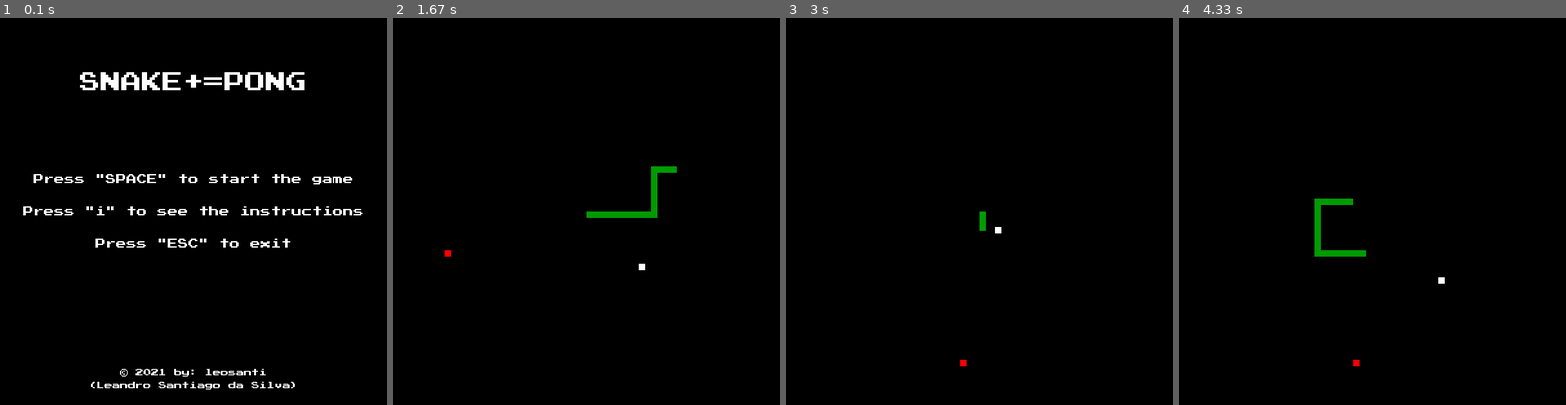
Above: before the commit, frames 1-4 (left to right).
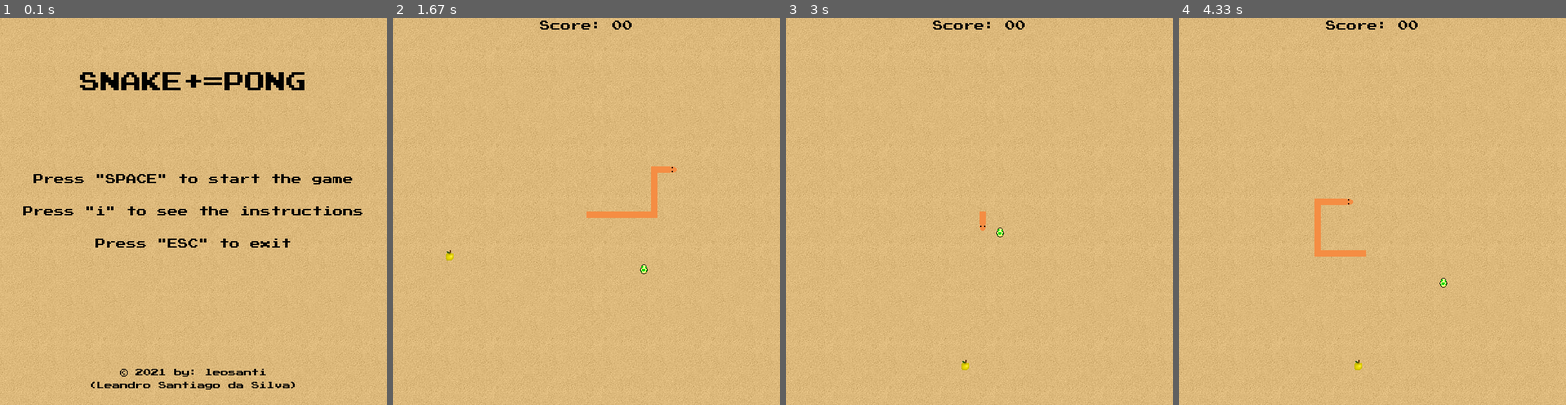
Above: after the commit, the same moments.

Repository: leandro-santi/snake-pong-pygame
Game: pygame game, started from main.py
Two runs of this game, one before a commit and one after it. Both use one fixed random seed, a clock stepped at 60 frames per second and the inputs below.
Inputs:
- Up to frame 1 (0.1 s): no input
- Up to frame 2 (1.67 s): tap Space at 0.33, 0.73, 1.03, 1.23, 1.57 s; hold Right 0.67-1.13 s; hold Up 1.17-1.47 s; hold Right from 1.5 s (still down)
- Up to frame 3 (3 s): tap Space at 1.87, 2.07, 2.37, 2.63, 2.97 s; release Right at 1.97 s; hold Left 2-2.53 s; hold Q 2.57-2.87 s; hold Down from 2.9 s (still down)
- Up to frame 4 (4.33 s): release Down at 3.2 s; hold Left 3.23-3.63 s; tap Space at 3.3, 3.73, 4.13 s; hold Up 3.67-4.03 s; hold Right from 4.07 s (still down)

The runs differ from the first frame. In frame 1, 100% of the frame differs, in the area x 0-100%, y 0-100%; in frame 2, 100%; in frame 3, 100%; in frame 4, 100%.

Commit message:
snake-pong update

Diff:
--- a/constants.py
+++ b/constants.py
@@ -7,6 +7,8 @@
 BLACK = (0, 0, 0)
 RED = (255, 0, 0)
 GREEN = (0, 155, 0)
+SNAKE_COLOR = (245, 141, 67)
+BG_COLOR = (244, 236, 164)
 
 WIDTH = 600
 HEIGHT = 600
--- a/cube.py
+++ /dev/null
@@ -1,3 +0,0 @@
-import pygame
-
-pygame.init()
--- a/game.py
+++ b/game.py
@@ -14,6 +14,10 @@
 score = 0
 ball_speed = 0
 movement = False
+head_snake = []
+array_snake = []
+
+sides = []
 
 
 def game():
@@ -22,11 +26,11 @@
     # clock time para criar um tempo para o frame
     clock = pygame.time.Clock()
 
-    def screen_msg(msg, cor):
+    """def screen_msg(msg, cor):
         # desenha o texto em uma nova superficie
         screen_text = constants.font.render(msg, True, cor)
         game_screen.blit(screen_text, [25, 300])
-
+"""
     def loop_game():
         quit_game = False
         game_over = False
@@ -36,16 +40,24 @@
         global score
         global ball_speed
         global movement
+        global head_snake
+        global array_snake
+        global sides
 
         up = 0
         down = 0
         right = 0
         left = 0
 
+        score = 0
+
+        collision_sound = pygame.mixer.Sound("assets/sounds/bounce.wav")
+        eating_sound = pygame.mixer.Sound("assets/sounds/eating.wav")
+
         ball.ball_x = 300
         ball.ball_y = 300
 
-        ball_speed = 2
+        ball_speed = 3
         movement = False
 
         # desempenho de colisao
@@ -69,8 +81,37 @@
         while not quit_game:
 
             while game_over:
-                game_screen.fill(constants.BLACK)
-                screen_msg("Game over, C = continuar, Q = sair", constants.WHITE)
+                # game_screen.fill(constants.BG_COLOR)
+                background = pygame.image.load("assets/images/sand_ground.png")
+                game_screen.blit(background, (0, 0))
+
+                screen_bg = pygame.image.load("assets/images/snake_egg_broken.png")
+                game_over_font = pygame.font.Font('assets/fonts/PressStart2P.ttf', 32)
+                game_over_text = game_over_font.render('GAME OVER!', True, constants.BLACK)
+                game_over_text_rect = game_over_text.get_rect()
+                game_over_text_rect.center = (300, 100)
+                game_screen.blit(game_over_text, game_over_text_rect)
+
+                game_over_font1 = pygame.font.Font('assets/fonts/PressStart2P.ttf', 16)
+                game_over_text1 = game_over_font1.render('Press "Q" to back to Menu', True, constants.BLACK)
+                game_over_text1_rect = game_over_text1.get_rect()
+                game_over_text1_rect.center = (300, 500)
+                game_screen.blit(game_over_text1, game_over_text1_rect)
+
+                continue_font1 = pygame.font.Font('assets/fonts/PressStart2P.ttf', 16)
+                continue_text1 = continue_font1.render('Press "C" to continue', True, constants.BLACK)
+                continue_text1_rect = continue_text1.get_rect()
+                continue_text1_rect.center = (300, 550)
+                game_screen.blit(continue_text1, continue_text1_rect)
+
+                score_font1 = pygame.font.Font('assets/fonts/PressStart2P.ttf', 16)
+                score_text1 = score_font1.render('Score: %02d' % score, True, constants.BLACK)
+                score_text1_rect = score_text1.get_rect()
+                score_text1_rect.center = (300, 175)
+                game_screen.blit(score_text1, score_text1_rect)
+
+                game_screen.blit(screen_bg, (150, 150))
+                # screen_msg("Game over, C = continuar, Q = sair", constants.WHITE)
 
                 pygame.display.update()
 
@@ -80,9 +121,9 @@
                             menu.menu()
                             quit_game = True
                             game_over = False
-                            ball_speed = 1
-                            ball.ball_dx = 1
-                            ball.ball_dy = 1
+                            ball_speed = 3
+                            ball.ball_dx = 3
+                            ball.ball_dy = 3
                         if event.key == pygame.K_c:
                             loop_game()
 
@@ -102,6 +143,10 @@
                         down = 0
                         right = 0
                         left = 1
+                        snake.vector = (-1, 0)
+                        # sides.append(-1)
+                        # print(sides[len(sides) - 1])
+                        # print(snake.vector)
                     elif event.key == pygame.K_RIGHT:
                         change_side_x = constants.block_size
                         if game_start:
@@ -113,6 +158,10 @@
                         down = 0
                         right = 1
                         left = 0
+                        snake.vector = (1, 0)
+                        # sides.append(1)
+                        # print(sides[len(sides) - 1])
+                        # print(snake.vector)
                     elif event.key == pygame.K_UP:
                         change_side_y = -constants.block_size
                         if game_start:
@@ -124,6 +173,10 @@
                         down = 0
                         right = 0
                         left = 0
+                        snake.vector = (0, 1)
+                        # sides.append(2)
+                        # print(sides[len(sides) - 1])
+                        # print(snake.vector)
                     elif event.key == pygame.K_DOWN:
                         change_side_y = constants.block_size
                         if game_start:
@@ -135,6 +188,10 @@
                         down = 1
                         right = 0
                         left = 0
+                        snake.vector = (0, -1)
+                        # sides.append(-2)
+                        # print(sides[len(sides) - 1])
+                        # print(snake.vector)
 
             # Snake atravessando as paredes
             if side_x >= constants.WIDTH or side_x < 0 or side_y >= constants.HEIGHT or side_y < 0:
@@ -152,11 +209,15 @@
             side_y += change_side_y
 
             # cor da tela principal
-            game_screen.fill(constants.BLACK)
+            background = pygame.image.load("assets/images/sand_ground.png")
+            game_screen.blit(background, (0, 0))
+            # game_screen.fill(constants.BG_COLOR)
 
             # cor do segundo objeto (comida)
-            pygame.draw.rect(game_screen, constants.RED, [random_x, random_y,
-                                                          constants.block_size, constants.block_size])
+            # pygame.draw.rect(game_screen, constants.RED, [random_x, random_y,
+            # constants.block_size, constants.block_size])
+            apple = pygame.image.load("assets/images/golden_apple.png")
+            game_screen.blit(apple, (random_x, random_y))
 
             # matriz comida
             head_snake = [side_x, side_y]
@@ -177,9 +238,10 @@
             # movimento da bolinha
             ball.ball_x += ball.ball_dx
             ball.ball_y += ball.ball_dy
-            balls = pygame.Rect(ball.ball_x, ball.ball_y, 10, 10)
-            pygame.draw.rect(game_screen, constants.WHITE, balls)
-            # game_screen.blit(ball.ball, (ball.ball_x, ball.ball_y))
+            # balls = pygame.Rect(ball.ball_x, ball.ball_y, 10, 10)
+            balls = pygame.image.load("assets/images/snake_egg.png")
+            # pygame.draw.rect(game_screen, constants.WHITE, balls)
+            game_screen.blit(balls, (ball.ball_x, ball.ball_y))
             # pygame.display.flip()
 
             #  colisão da bolinha
@@ -209,21 +271,31 @@
 
                     # print(constants.ang[aux])
                     # print(ball_speed)
+                    collision_sound.play()
                     movement = False
                     # ball.ball_dx *= constants.ang[aux]
                     # ball.ball_dy *= -1
 
+            # Texto de score
+            score_game_font = pygame.font.Font('assets/fonts/PressStart2P.ttf', 16)
+            score_game_text = score_game_font.render('Score: %02d' % score, True, constants.BLACK)
+            score_game_text_rect = score_game_text.get_rect()
+            score_game_text_rect.center = (300, 12)
+            game_screen.blit(score_game_text, score_game_text_rect)
+
             # atualiza o display
             pygame.display.update()
 
             # arredondamento de numeros aleatorios / crescimento da snake
-            if side_x == random_x and side_y == random_y:
-                random_x = round(random.randrange(0, constants.HEIGHT - constants.block_size) / 10.0) * 10.0
-                random_y = round(random.randrange(0, constants.HEIGHT - constants.block_size) / 10.0) * 10.0
+            if random_x - 10 <= side_x <= random_x + 10 and random_y - 10 <= side_y <= random_y + 10:
+                random_x = round(random.randrange(50, (constants.HEIGHT - 50) - constants.block_size) / 10.0) * 10.0
+                random_y = round(random.randrange(50, (constants.HEIGHT - 50) - constants.block_size) / 10.0) * 10.0
                 if size_snake > 3:
                     size_snake -= 1
                     del array_snake[0]
                     # print(len(array_snake))
+                score += 1
+                eating_sound.play()
 
             clock.tick(constants.block_time)
 
--- a/instructions.py
+++ b/instructions.py
@@ -23,45 +23,43 @@
                 help2_font = pygame.font.Font('assets/fonts/PressStart2P.ttf', 10)
 
                 help1_text = help_font.render('Objective:', True,
-                                              constants.WHITE, constants.BLACK)
+                                              constants.BLACK)
                 help1_text_rect = help1_text.get_rect()
                 help1_text_rect.center = (300, 100)
 
                 help2_text = help2_font.render('Eat apples without leave the snake´s egg hit the walls.', True,
-                                               constants.WHITE, constants.BLACK)
+                                               constants.BLACK)
                 help2_text_rect = help2_text.get_rect()
                 help2_text_rect.center = (300, 150)
 
                 help3_text = help2_font.render('Beat on the snake´s egg to change its direction.', True,
-                                               constants.WHITE, constants.BLACK)
+                                               constants.BLACK)
                 help3_text_rect = help3_text.get_rect()
                 help3_text_rect.center = (300, 200)
 
-                help4_text = help_font.render('Mechanics:', True, constants.WHITE, constants.BLACK)
+                help4_text = help_font.render('Mechanics:', True, constants.BLACK)
                 help4_text_rect = help4_text.get_rect()
                 help4_text_rect.center = (300, 300)
 
-                help5_text = help2_font.render('UP, DOWN, LEFT, RIGHT to move the snake.', True, constants.WHITE,
-                                               constants.BLACK)
+                help5_text = help2_font.render('UP, DOWN, LEFT, RIGHT to move the snake.', True, constants.BLACK)
                 help5_text_rect = help5_text.get_rect()
                 help5_text_rect.center = (300, 350)
 
-                help6_text = help2_font.render('Eat apples will make the snake decrease.', True,
-                                               constants.WHITE, constants.BLACK)
+                help6_text = help2_font.render('Eat apples will make the snake decrease.', True, constants.BLACK)
                 help6_text_rect = help6_text.get_rect()
                 help6_text_rect.center = (300, 400)
 
-                help7_text = help2_font.render('SAVE THE SNAKE´S BABY!', True,
-                                               constants.WHITE, constants.BLACK)
+                help7_text = help2_font.render('SAVE THE SNAKE´S BABY!', True, constants.BLACK)
                 help7_text_rect = help7_text.get_rect()
                 help7_text_rect.center = (300, 450)
 
-                exit_help_text = help2_font.render('Press "i" to back to menu.', True,
-                                                   constants.WHITE, constants.BLACK)
+                exit_help_text = help2_font.render('Press "i" to back to menu.', True, constants.BLACK)
                 exit_help_text_rect = exit_help_text.get_rect()
                 exit_help_text_rect.center = (300, 550)
 
-                help_screen.fill(constants.BLACK)
+                # help_screen.fill(constants.BG_COLOR)
+                background = pygame.image.load("assets/images/sand_ground.png")
+                help_screen.blit(background, (0, 0))
                 help_screen.blit(help1_text, help1_text_rect)
                 help_screen.blit(help2_text, help2_text_rect)
                 help_screen.blit(help3_text, help3_text_rect)
--- a/menu.py
+++ b/menu.py
@@ -12,7 +12,15 @@
     game.game()
 
 
+pygame.mixer.music.unload()
+pygame.mixer.music.load("assets/sounds/cantina_band.mp3")
+pygame.mixer.music.set_volume(0.5)
+pygame.mixer.music.play(-1)
+
+
 def menu():
+    # menu_sound.play()
+
     while True:
         for click in pygame.event.get():
             if click.type == pygame.KEYDOWN:
@@ -26,37 +34,39 @@
                 pygame.quit()
             else:
                 t_font = pygame.font.Font('assets/fonts/PressStart2P.ttf', 32)
-                t_text = t_font.render('SNAKE+=PONG', True, constants.WHITE, constants.BLACK)
+                t_text = t_font.render('SNAKE+=PONG', True, constants.BLACK)
                 t_text_rect = t_text.get_rect()
                 t_text_rect.center = (300, 100)
 
                 start_font = pygame.font.Font('assets/fonts/PressStart2P.ttf', 16)
                 start_text = start_font.render('Press "SPACE" to start the game', True,
-                                               constants.WHITE, constants.BLACK)
+                                               constants.BLACK)
                 start_text_rect = start_text.get_rect()
                 start_text_rect.center = (300, 250)
 
                 instruction_font = pygame.font.Font('assets/fonts/PressStart2P.ttf', 16)
                 instruction_text = instruction_font.render('Press "i" to see the instructions', True,
-                                                           constants.WHITE, constants.BLACK)
+                                                           constants.BLACK)
                 instruction_text_rect = instruction_text.get_rect()
                 instruction_text_rect.center = (300, 300)
 
                 exit_font = pygame.font.Font('assets/fonts/PressStart2P.ttf', 16)
-                exit_text = exit_font.render('Press "ESC" to exit', True, constants.WHITE, constants.BLACK)
+                exit_text = exit_font.render('Press "ESC" to exit', True, constants.BLACK)
                 exit_text_rect = exit_text.get_rect()
                 exit_text_rect.center = (300, 350)
 
                 credits_font = pygame.font.Font('assets/fonts/PressStart2P.ttf', 12)
-                credits_text = credits_font.render('© 2021 by: leosanti', True, constants.WHITE, constants.BLACK)
+                credits_text = credits_font.render('© 2021 by: leosanti', True, constants.BLACK)
                 credits2_text = credits_font.render('(Leandro Santiago da Silva)', True,
-                                                    constants.WHITE, constants.BLACK)
+                                                    constants.BLACK)
                 credits_text_rect = credits_text.get_rect()
                 credits2_text_rect = credits2_text.get_rect()
                 credits_text_rect.center = (300, 550)
                 credits2_text_rect.center = (300, 570)
 
-                menu_screen.fill(constants.BLACK)
+                # menu_screen.fill(constants.BG_COLOR)
+                background = pygame.image.load("assets/images/sand_ground.png")
+                menu_screen.blit(background, (0, 0))
                 menu_screen.blit(t_text, t_text_rect)
                 menu_screen.blit(start_text, start_text_rect)
                 menu_screen.blit(instruction_text, instruction_text_rect)
--- a/snake.py
+++ b/snake.py
@@ -5,7 +5,108 @@
 
 pygame.init()
 
+vector = (0, 0)
+
+head_up = pygame.image.load('assets/images/head_up.png')
+head_down = pygame.image.load('assets/images/head_down.png')
+head_right = pygame.image.load('assets/images/head_right.png')
+head_left = pygame.image.load('assets/images/head_left.png')
+
+right = True
+left = False
+up = False
+down = True
+
+flag = True
+
 
 def snake(size, array):
-    for position in array:
-        pygame.draw.rect(game.game_screen, constants.GREEN, [position[0], position[1], size, size])
+    global right
+    global left
+    global up
+    global down
+    global flag
+
+    # for position in array:
+    for index, position in enumerate(array):
+        # pygame.draw.rect(game.game_screen, constants.GREEN, [position[0], position[1], size, size])
+        # x_pos = int(position[0] * size)
+        # y_pos = int(position[1] * size)
+        block_rect = pygame.Rect([position[0], position[1], size, size])
+
+        if index == len(array) - 1:
+            if vector == (1, 0):
+                game.game_screen.blit(head_right, block_rect)
+            elif vector == (-1, 0):
+                game.game_screen.blit(head_left, block_rect)
+            elif vector == (0, 1):
+                game.game_screen.blit(head_up, block_rect)
+            elif vector == (0, -1):
+                game.game_screen.blit(head_down, block_rect)
+
+        else:
+            pygame.draw.rect(game.game_screen, constants.SNAKE_COLOR, [position[0], position[1], size, size])
+
+            """if vector == (1, 0):
+                game.game_screen.blit(body_horizontal, block_rect)
+            elif vector == (-1, 0):
+                game.game_screen.blit(body_horizontal, block_rect)
+            elif vector == (0, 1):
+                game.game_screen.blit(body_vertical, block_rect)
+            elif vector == (0, -1):
+                game.game_screen.blit(body_vertical, block_rect)"""
+
+            """
+            else:
+            previous_position = array[index + 1]
+            next_position = array[index - 1]
+
+            if previous_position[0] == next_position[0]:
+                game.game_screen.blit(body_vertical, block_rect)
+
+            elif previous_position[1] == next_position[1]:
+                game.game_screen.blit(body_horizontal, block_rect)
+
+            else:
+                # print(previous_position)
+                # print(next_position)
+                # print(position)
+                if game.sides[len(game.sides) - 2] == -1:
+                    # print("hahahah")
+                    # print(game.sides[len(game.sides) - 1])
+                    if game.sides[len(game.sides) - 1] == 2:
+                        # print("hahahah")
+                        game.game_screen.blit(body_tr, block_rect)
+                    elif game.sides[len(game.sides) - 1] == -2:
+                        # print("hahahah")
+                        game.game_screen.blit(body_br, block_rect)
+
+                elif game.sides[len(game.sides) - 2] == 1:
+                    # print("hahahah")
+                    if game.sides[len(game.sides) - 1] == 2:
+                        game.game_screen.blit(body_tl, block_rect)
+                    elif game.sides[len(game.sides) - 1] == -2:
+                        game.game_screen.blit(body_bl, block_rect)
+
+                elif game.sides[len(game.sides) - 2] == 2:
+                    # print("hahahah")
+                    if game.sides[len(game.sides) - 1] == 1:
+                        game.game_screen.blit(body_br, block_rect)
+                    elif game.sides[len(game.sides) - 1] == -1:
+                        game.game_screen.blit(body_bl, block_rect)
+
+                elif game.sides[len(game.sides) - 2] == -2:
+                    # print("hahahah")
+                    if game.sides[len(game.sides) - 1] == 1:
+                        game.game_screen.blit(body_tr, block_rect)
+                    elif game.sides[len(game.sides) - 1] == -1:
+                        game.game_screen.blit(body_tl, block_rect)
+
+        #else:
+         #   pygame.draw.rect(game.game_screen, constants.GREEN, [position[0], position[1], size, size])
+            # game.game_screen.blit(head_down, (position[0], position[1]))
+
+
+# def draw_snake(array):
+  #  print()
+"""
Binary file removed: assets/images/ball.png
Binary file removed: assets/images/diogeles.tamaturgo_game_screen.png
Binary file added: assets/images/golden_apple.png
Binary file added: assets/images/head_down.png
Binary file added: assets/images/head_left.png
Binary file added: assets/images/head_right.png
Binary file added: assets/images/head_up.png
Binary file added: assets/images/sand_ground.png
Binary file added: assets/images/snake_egg.png
Binary file added: assets/images/snake_egg_broken.png
Not shown, added: assets/sounds/bounce.wav
Not shown, added: assets/sounds/cantina_band.mp3
(and 1 more such lines)
